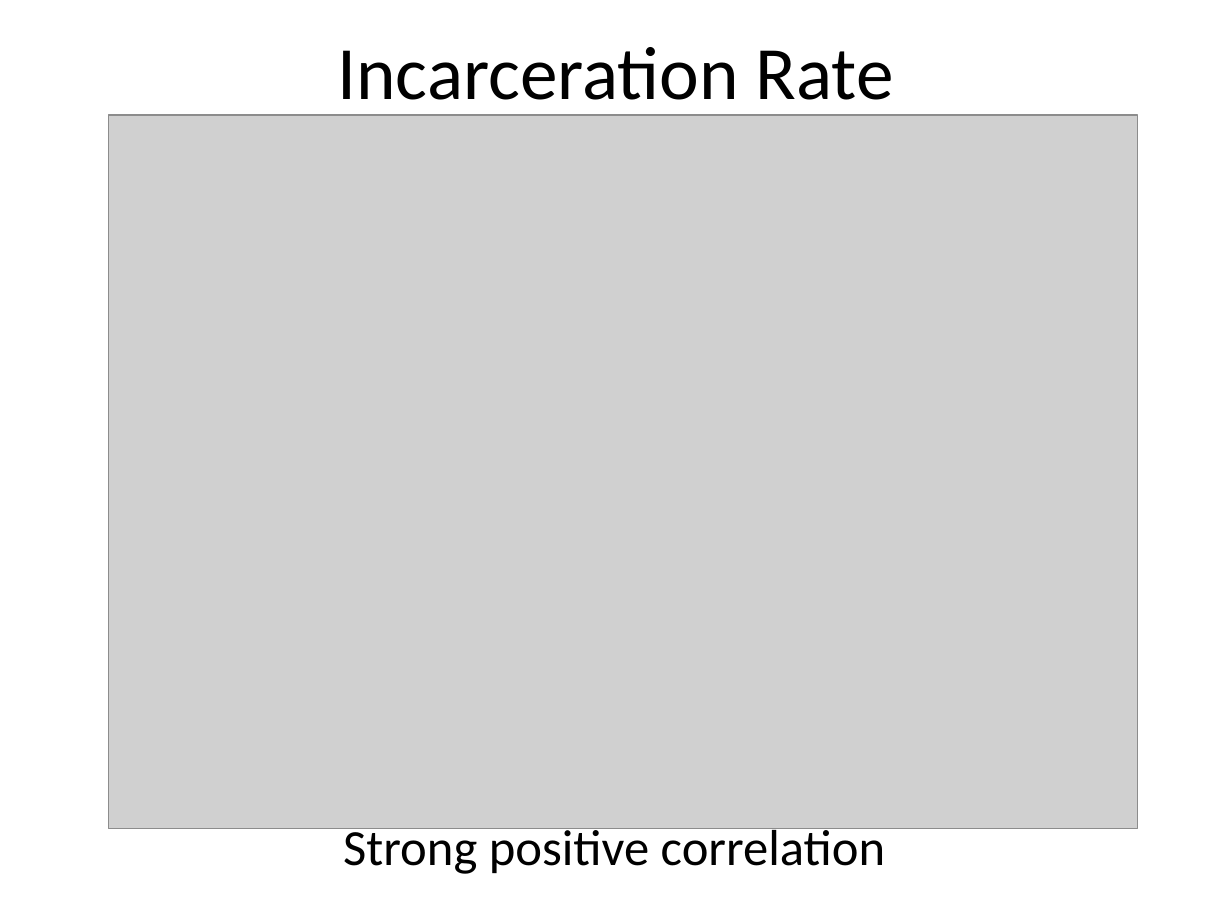
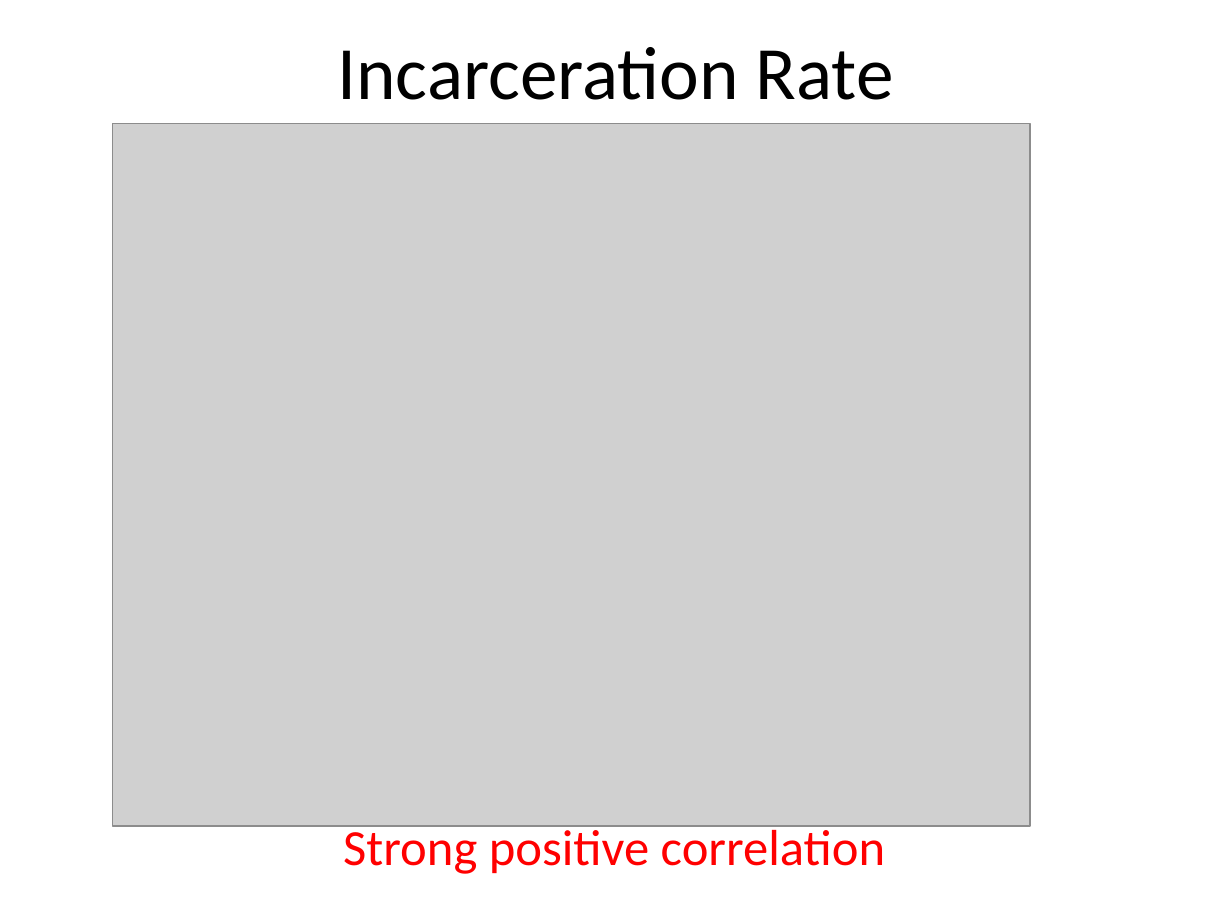
Before and after one commit to JeremyMcCormick/DAT_SF_14, a slide deck: slide 17 of myproject/Murder.pptx (slide 12 before the commit). Drawn at 1232x924 pixels with LibreOffice and Linux fonts; fonts in the diff are those of the drawing; grey boxes stand for pictures. Boxes give left, top, right and bottom in pixels: in the first picture for what was removed or moved away, otherwise in the second. Text is boxed around its words. In the diff, an @@ line names an element or a change of style, - is before the commit and + after.

```diff
--- a/myproject/Murder.pptx
+++ b/myproject/Murder.pptx
@@ picture: place and size @@
-picture at [108,115,1137,828]
+picture at [112,123,1030,825]
@@ text "Strong positive correlation" at [343,823,886,874]: text colour #000000 to #FF0000 @@
```
Also in this commit, not shown: 10 other slides changed, 16 slides added, 4 slides removed, 3 other files.
